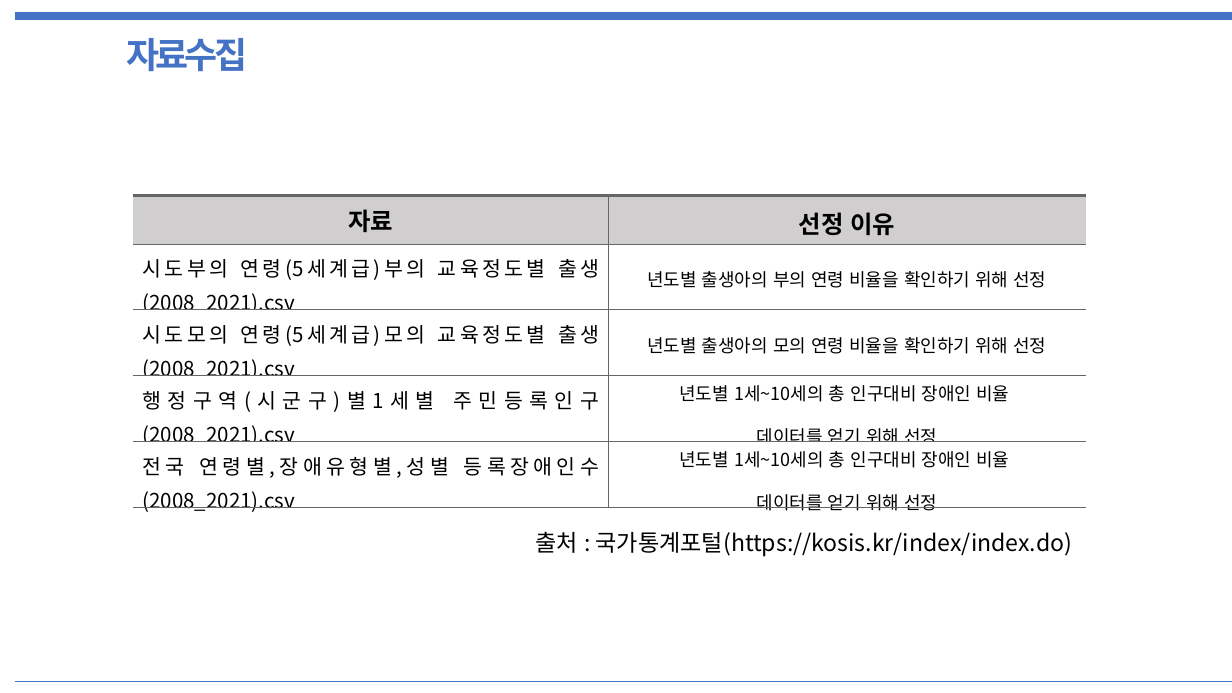
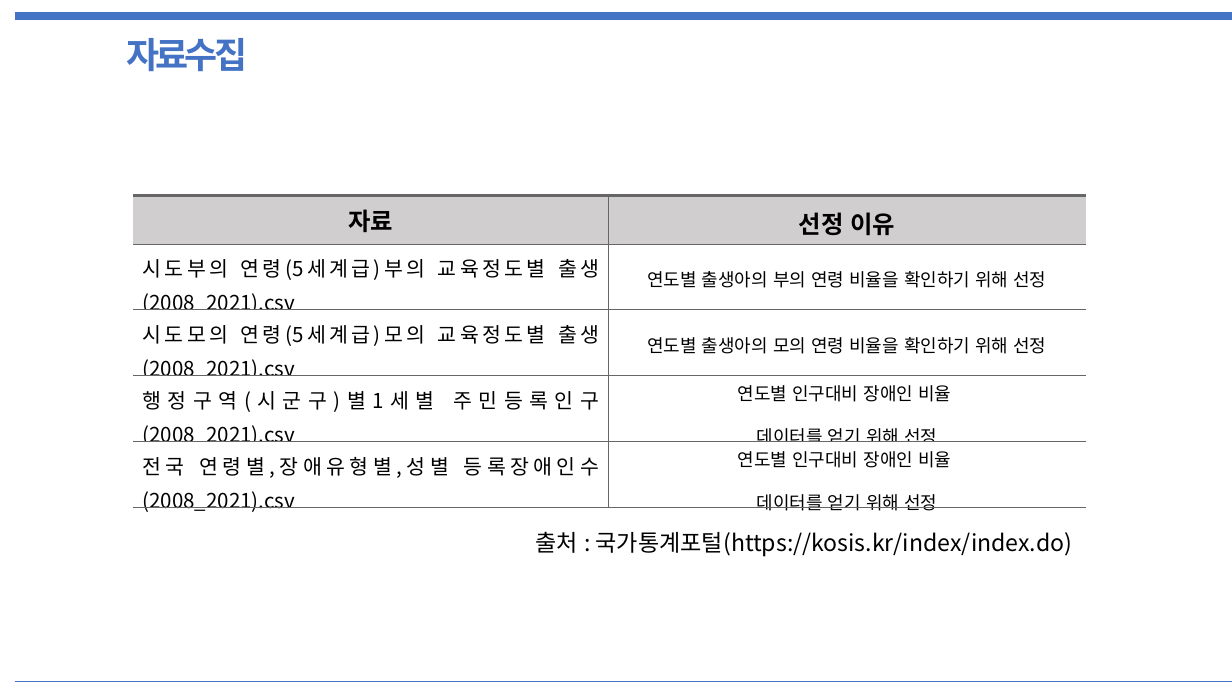
Before and after one commit to PaddingE/github_test, a slide deck: slide 5 of semi_project_final.pptx. Drawn at 1232x693 pixels with LibreOffice and Linux fonts; fonts in the diff are those of the drawing. Boxes give left, top, right and bottom in pixels: in the first picture for what was removed or moved away, otherwise in the second. Text is boxed around its words. In the diff, an @@ line names an element or a change of style, - is before the commit and + after.

```diff
--- a/semi_project_final.pptx
+++ b/semi_project_final.pptx
@@ table at [133, 196, 1085, 516] @@
-row 2, column 2: 년도별 출생아의 부의 연령 비율을 확인하기 위해 선정
+row 2, column 2: 연도별 출생아의 부의 연령 비율을 확인하기 위해 선정
-row 3, column 2: 년도별 출생아의 모의 연령 비율을 확인하기 위해 선정
+row 3, column 2: 연도별 출생아의 모의 연령 비율을 확인하기 위해 선정
-row 4, column 2: 년도별 1세~10세의 총 인구대비 장애인 비율 / 데이터를 얻기 위해 선정
+row 4, column 2: 연도별 인구대비 장애인 비율 / 데이터를 얻기 위해 선정
-row 5, column 2: 년도별 1세~10세의 총 인구대비 장애인 비율 / 데이터를 얻기 위해 선정
+row 5, column 2: 연도별 인구대비 장애인 비율 / 데이터를 얻기 위해 선정
```
Also in this commit, not shown: 6 other slides changed.
